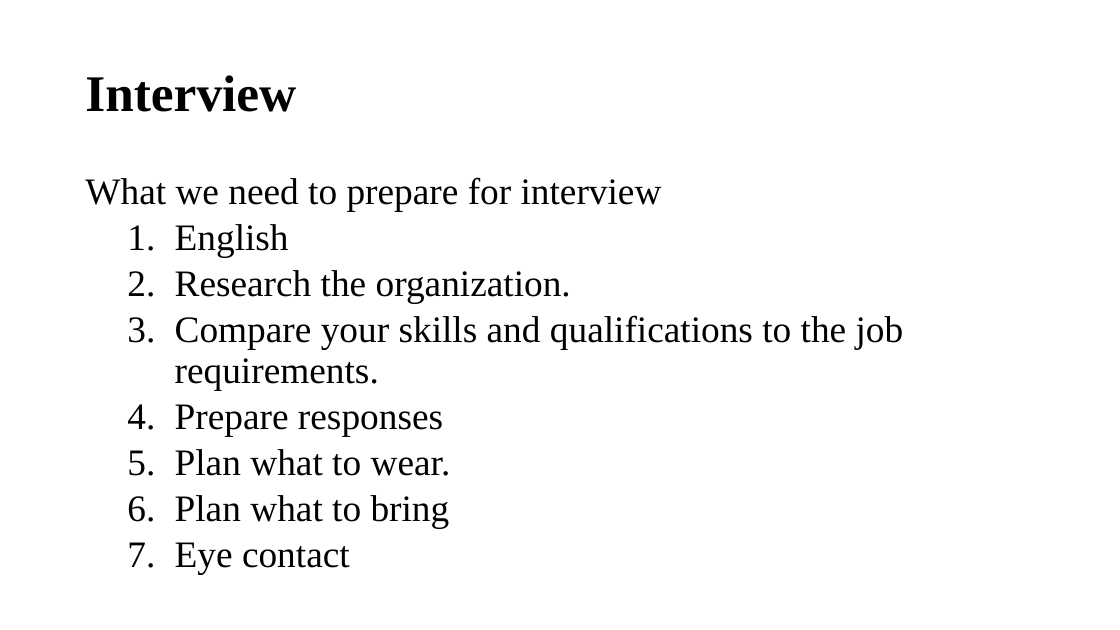
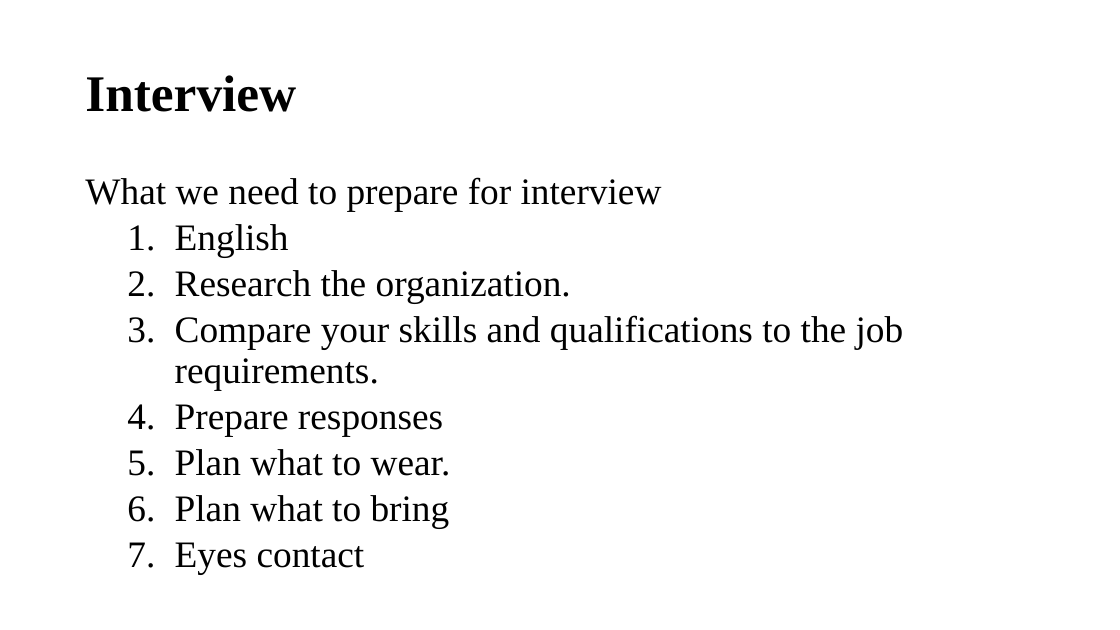
Before and after one commit to ngohungphuc/Presentation, a slide deck: slide 10 of SE.pptx. Drawn at 1120x630 pixels with LibreOffice and Linux fonts; fonts in the diff are those of the drawing. Boxes give left, top, right and bottom in pixels: in the first picture for what was removed or moved away, otherwise in the second. Text is boxed around its words. In the diff, an @@ line names an element or a change of style, - is before the commit and + after.

```diff
--- a/SE.pptx
+++ b/SE.pptx
@@ text at (175,542,365,574): text changed @@
-  7. Eye contact
+  7. Eyes contact
```
Also in this commit, not shown: 7 other slides changed.
